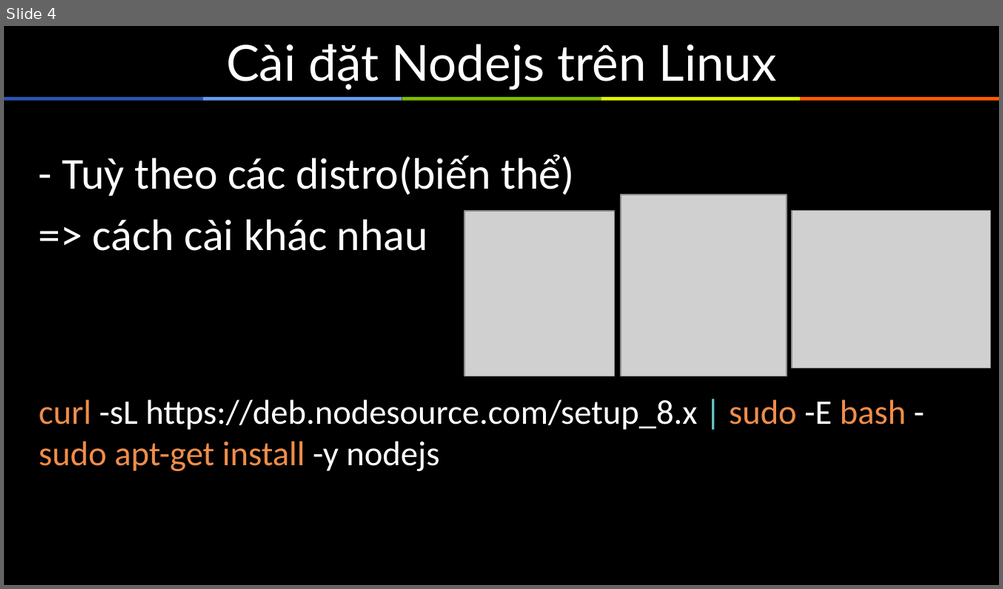
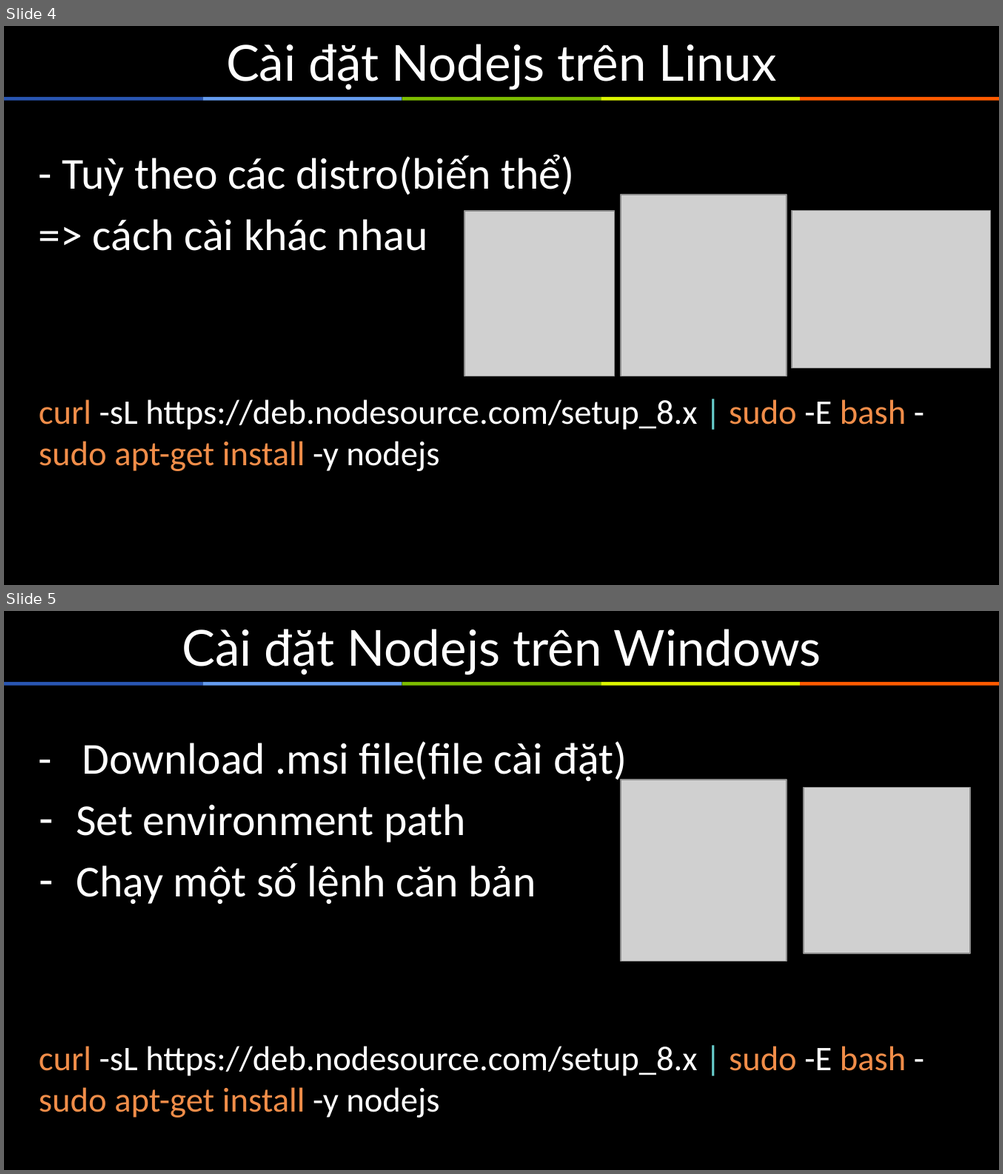
Before and after one commit to sunlight3d/ThucTapNodejsTechmaster, a slide deck: Documents/ThuctapNodejs1.pptx. Shown one above the other, each under a label of ours: slide 4 before the commit, slides 4 and 5 after it. The pictures are 1003x589 and 1003x1174 pixels, drawn with LibreOffice and Linux fonts; fonts in the diff are those of the drawing; grey boxes stand for pictures. Boxes give left, top, right and bottom in pixels: in the first picture for what was removed or moved away, otherwise in the second. Text is boxed around its words. In the diff, an @@ line names an element or a change of style, - is before the commit and + after.

```diff
--- a/Documents/ThuctapNodejs1.pptx
+++ b/Documents/ThuctapNodejs1.pptx
@@ slide 5 added at [4,611,999,1170], background #000000; not listed: 5 template elements that a slide beside it also shows @@
@@ title added at [182,629,821,675], 36 pt, text #FFFFFF @@
+Cài đặt Nodejs trên Windows
@@ text added at [39,741,905,1118], 25 pt, text #FFFFFF @@
+- Download .msi file(file cài đặt)
+– Set environment path
+– Chạy một số lệnh căn bản
+curl -sL https://deb.nodesource.com/setup_8.x | sudo -E bash - sudo apt-get install -y nodejs
@@ picture added at [620,780,787,962] @@
@@ picture added at [804,787,970,953] @@
```
Also in this commit, not shown: 7 other slides added, 3 slides removed, 15 other files.
